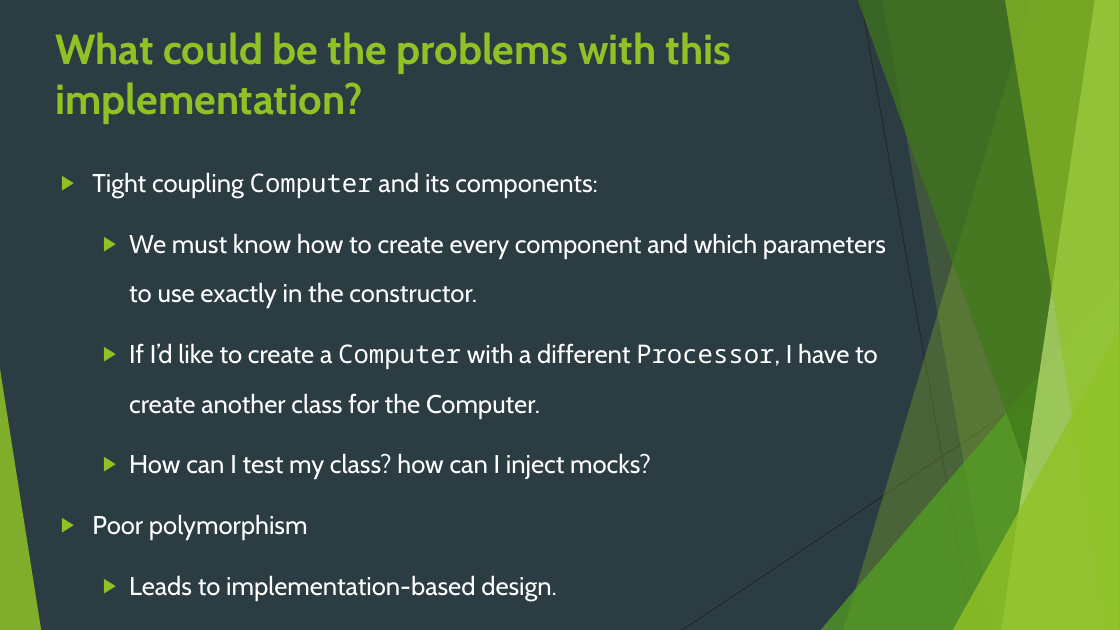
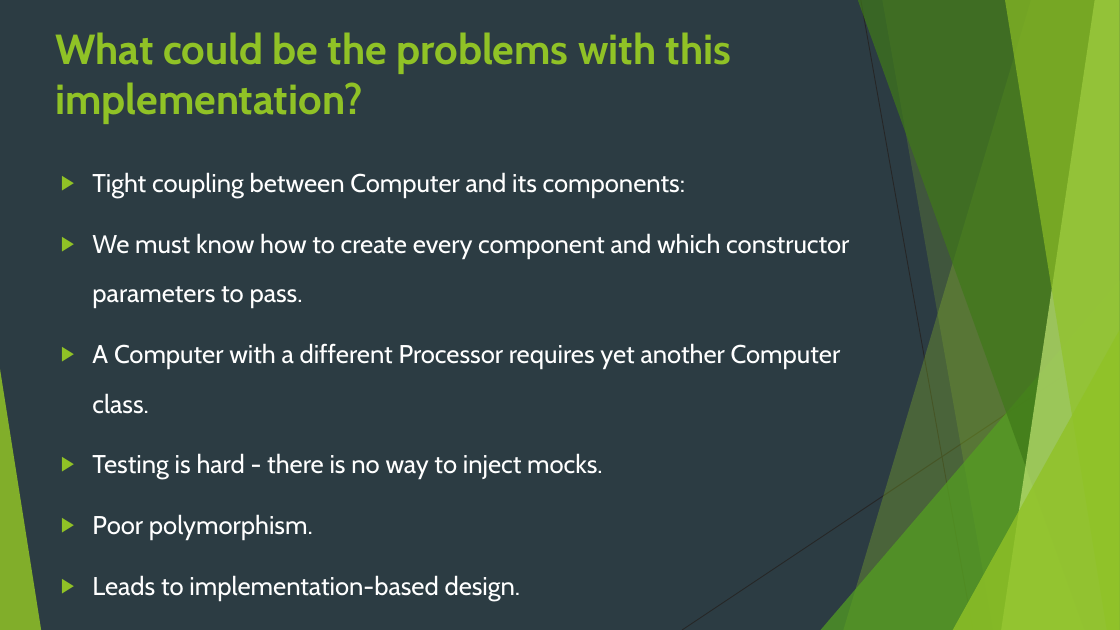
Before and after one commit to idanshal/sb-todo-app-tdp, a slide deck: slide 12 of course_data/presentations/practical_spring_boot_for_tdp.pptx (slide 10 before the commit). Drawn at 1120x630 pixels with LibreOffice and Linux fonts; fonts in the diff are those of the drawing. Boxes give left, top, right and bottom in pixels: in the first picture for what was removed or moved away, otherwise in the second. Text is boxed around its words. In the diff, an @@ line names an element or a change of style, - is before the commit and + after.

```diff
--- a/course_data/presentations/practical_spring_boot_for_tdp.pptx
+++ b/course_data/presentations/practical_spring_boot_for_tdp.pptx
@@ text at (x1=92, y1=172, x2=849, y2=540): text changed @@
-▶ Tight coupling Computer and its components:
-  ▶ We must know how to create every component and which parameters to use exactly in the constructor.
-  ▶ If I’d like to create a Computer with a different Processor, I have to create another class for the Computer.
-  ▶ How can I test my class? how can I inject mocks?
-▶ Poor polymorphism
+▶ Tight coupling between Computer and its components:
+▶ We must know how to create every component and which constructor parameters to pass.
+▶ A Computer with a different Processor requires yet another Computer class.
+▶ Testing is hard - there is no way to inject mocks.
+▶ Poor polymorphism.
@@ text at (x1=92, y1=575, x2=521, y2=601): list level 2 to 1 in "Leads to implementation-based design." @@
```
Also in this commit, not shown: 10 other slides changed, 3 slides added, 17 other files.
